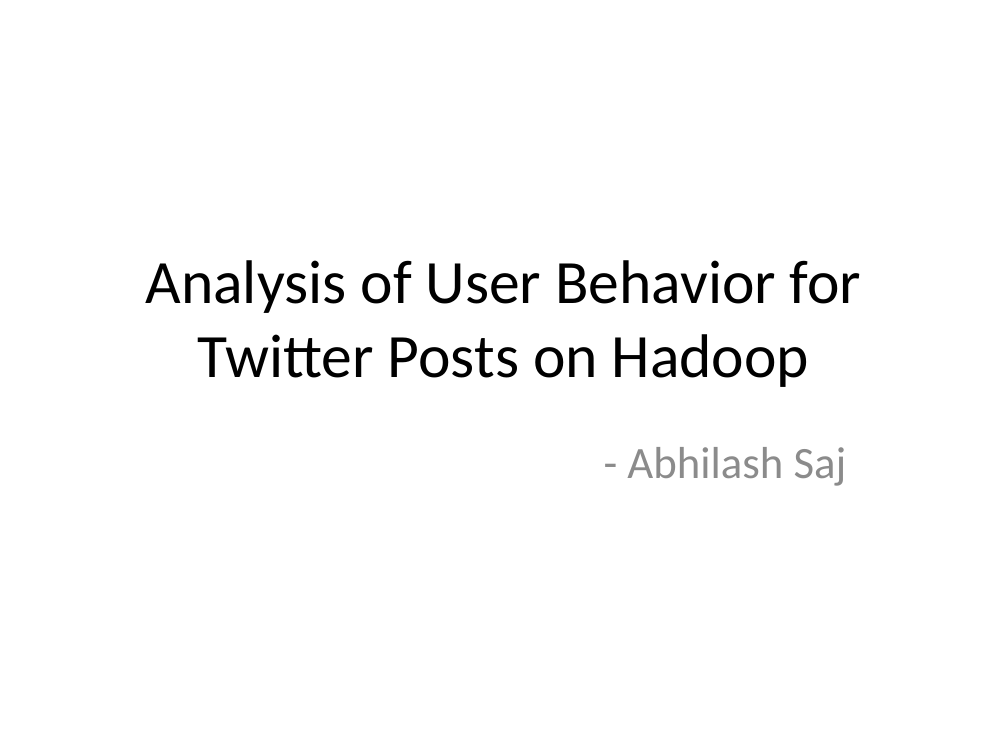
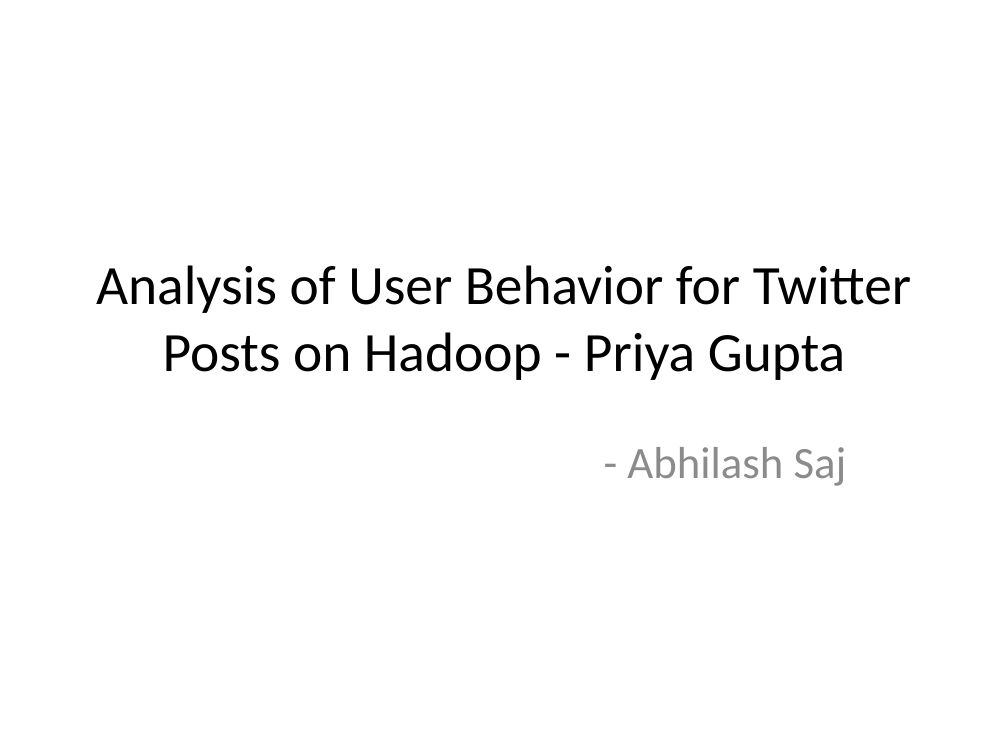
Before and after one commit to abhilashsaj/Big-Data-Analytics-and-Visualization, a slide deck: slide 1 of Paper 1/Paper Presentation.pptx. Drawn at 1008x756 pixels with LibreOffice and Linux fonts; fonts in the diff are those of the drawing. Boxes give left, top, right and bottom in pixels: in the first picture for what was removed or moved away, otherwise in the second. Text is boxed around its words. In the diff, an @@ line names an element or a change of style, - is before the commit and + after.

```diff
--- a/Paper 1/Paper Presentation.pptx
+++ b/Paper 1/Paper Presentation.pptx
@@ title at bbox=[96, 265, 911, 380]: text changed; size 44 to 39.6 pt @@
-Analysis of User Behavior for Twitter Posts on Hadoop
+Analysis of User Behavior for Twitter Posts on Hadoop - Priya Gupta
```
Also in this commit, not shown: 1 slide added, 1 other file.
